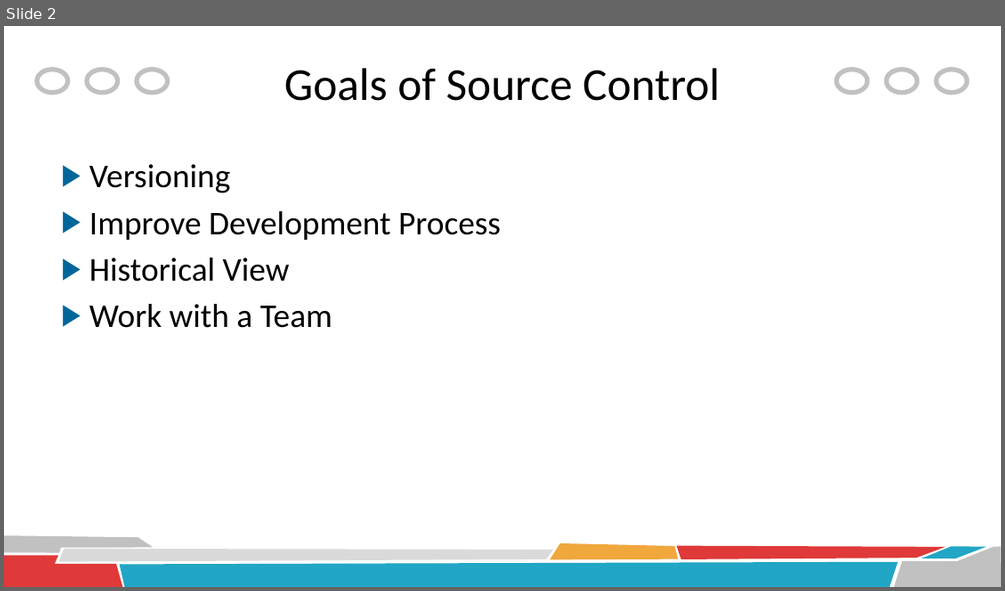
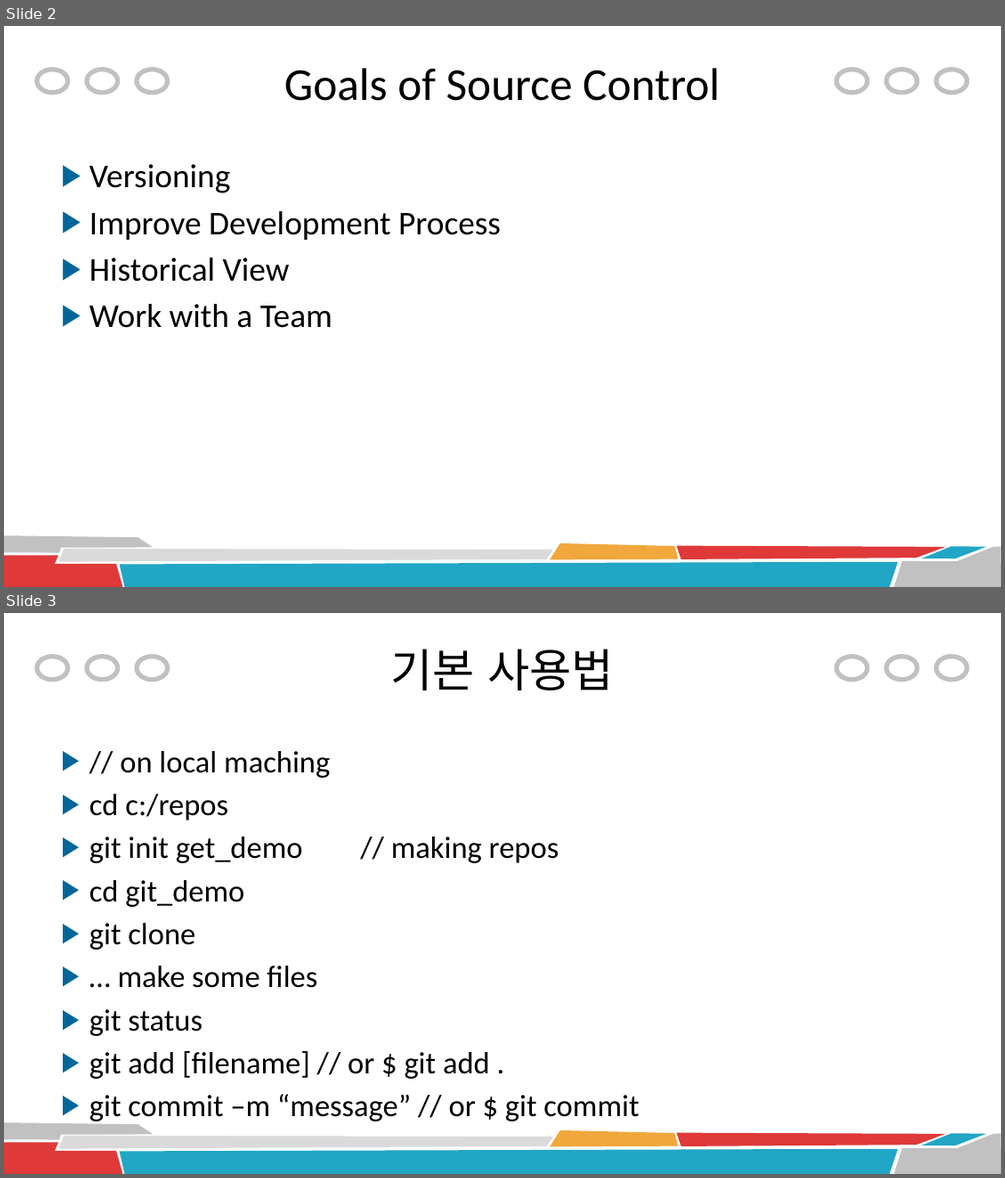
Before and after one commit to BeeEyeDmu/PowerPoint, a slide deck: Git Tutorial for Beginners.pptx. Shown one above the other, each under a label of ours: slide 2 before the commit, slides 2 and 3 after it. The pictures are 1005x591 and 1005x1178 pixels, drawn with LibreOffice and Linux fonts; fonts in the diff are those of the drawing. Boxes give left, top, right and bottom in pixels: in the first picture for what was removed or moved away, otherwise in the second. Text is boxed around its words. In the diff, an @@ line names an element or a change of style, - is before the commit and + after.

Commit message:
Add files via upload
add 기본사용법

```diff
--- a/Git Tutorial for Beginners.pptx
+++ b/Git Tutorial for Beginners.pptx
@@ slide 3 added at [4, 613, 1001, 1174], background #FFFFFF; not listed: 14 template elements that a slide beside it also shows @@
@@ title added at [391, 649, 615, 690], 44 pt, text #000000 @@
+기본 사용법
@@ text added at [89, 751, 639, 1121], 29.6 pt, text #000000 @@
+▶ // on local maching
+▶ cd c:/repos
+▶ git init get_demo // making repos
+▶ cd git_demo
+▶ git clone
+▶ … make some files
+▶ git status
+▶ git add [filename] // or $ git add .
+▶ git commit –m “message” // or $ git commit
```
